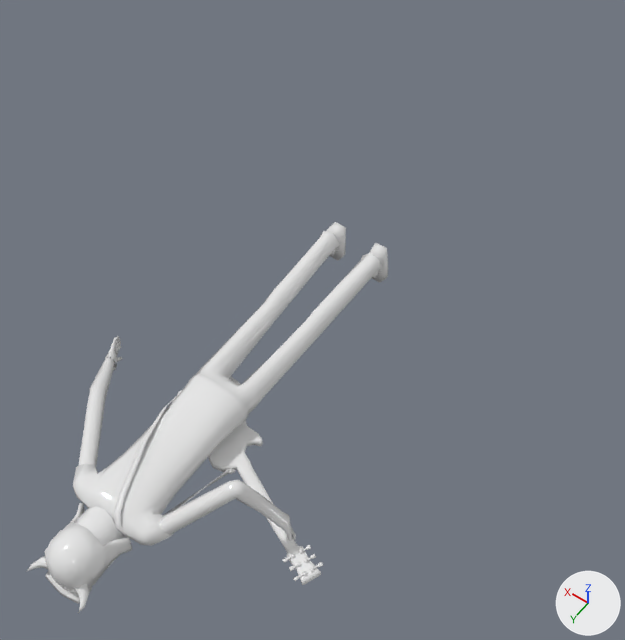
A saved change to the FBX model res/raw/lowpolyrocks_character_blendswap.fbx.
Rendered twice from a 50 mm camera at (-0.0131, 0.0219, 0.0273) aimed at (0.0002, 0.0032, -0.0021). The axes (+X, +Y, +Z) are drawn at lower right. The lights are the same throughout.

The first picture shows 'char', 'guitar'.
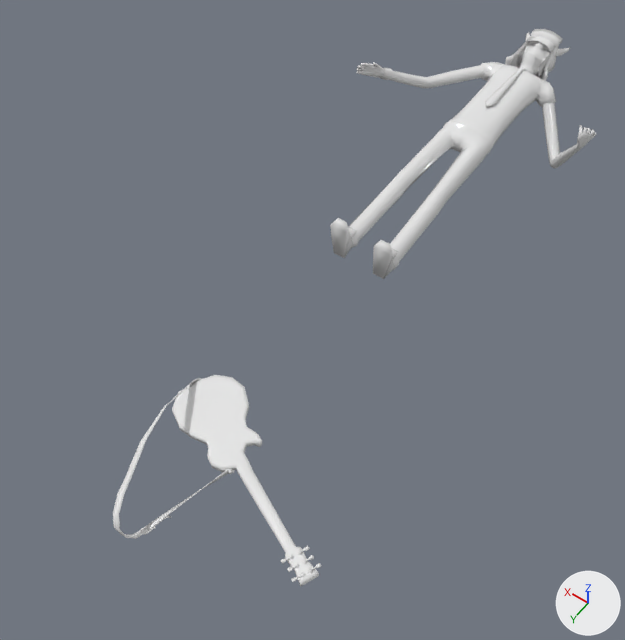
Diff of the bpy script that builds the scene:
```diff
--- a/res/raw/lowpolyrocks_character_blendswap.fbx.py
+++ b/res/raw/lowpolyrocks_character_blendswap.fbx.py
@@ ob_char @@
 ob_char.location = (0.0, 0.00001, -0.00031)
-ob_char.rotation_euler = (1.571, 0.0, -3.142)  # degrees (90, 0, -180)
+ob_char.rotation_euler = (-1.571, 0.0, -3.142)  # degrees (-90, 0, -180)
 ob_char.scale = (0.00152, 0.00152, 0.00152)
@@ ob_guitar @@
 ob_guitar.location = (0.00071, 0.00946, -0.00111)
-ob_guitar.rotation_euler = (0.0, 3.142, -0.427)  # degrees (0, 180, -24)
+ob_guitar.rotation_euler = (0.0, -3.142, -0.436)  # degrees (0, -180, -25)
 ob_guitar.scale = (0.00097, 0.00097, 0.00097)
```

Where the change shows, as pixel boxes (x1, y1, x2, y2) in the pictures (625 x 640 px):
'char', turned
    before: (26, 222, 388, 613)
    after: (330, 29, 597, 279)
'guitar', turned
    before: (114, 377, 323, 585)
    after: (113, 375, 321, 586)
